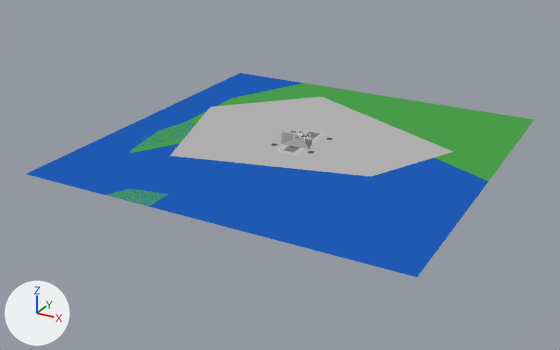
An edit to the glTF model assets/models/me.glb, drawn before and after from the same camera.
Rendered twice from a 50 mm camera at (3604.0, -7054.0, 3105.0) aimed at (-135.0, -256.0, -294.0). The lights are fixed; the arrows at lower left show +X, +Y and +Z. The first picture is the older version. Objects named as collision shapes, trigger or cutter boxes, shadow casters or lower levels of detail are left out. Where no turn or scale is listed for an object, it has been applied to the vertices. Vertices at exactly the same position are counted once.

The older version as bpy lines, for what is in view:
```python
me_me_001_lod0 = bpy.data.meshes.new('me_001_lod0')
me_me_001_lod0.from_pydata(...)  # 32 vertices, 16 faces; spans x -2048.0..2048.0, y -2048.0..2048.0, z 0.0
# faces by material slot: [10, 4, 2]
me_me_001_lod0.materials.append(mat_pal_049)
me_me_001_lod0.materials.append(mat_pal_050)
me_me_001_lod0.materials.append(mat_pal_054)
me_me_002_lod0 = bpy.data.meshes.new('me_002_lod0')
me_me_002_lod0.from_pydata(...)  # 28 vertices, 14 faces; spans x -2048.0..2048.0, y -2048.0..2048.0, z 0.0
# faces by material slot: [7, 6, 1]
me_me_002_lod0.materials.append(mat_pal_049)
me_me_002_lod0.materials.append(mat_pal_050)
me_me_002_lod0.materials.append(mat_pal_054)
me_me_004_lod0 = bpy.data.meshes.new('me_004_lod0')
me_me_004_lod0.from_pydata(...)  # 16 vertices, 8 faces; spans x -2048.0..2048.0, y -2048.0..2048.0, z 0.0
# faces by material slot: [3, 2, 3]
me_me_004_lod0.materials.append(mat_pal_049)
me_me_004_lod0.materials.append(mat_pal_050)
me_me_004_lod0.materials.append(mat_pal_054)
me_me_021_lod0 = bpy.data.meshes.new('me_021_lod0')
me_me_021_lod0.from_pydata(...)  # 10 vertices, 12 faces; spans x -1536.0..1536.0, y -1024.0..1536.0, z 0.0..32.0
# faces by material slot: [6, 6]
me_me_021_lod0.materials.append(mat_pal_228)
me_me_021_lod0.materials.append(mat_pal_232)
ob_me_001_lod0 = bpy.data.objects.new('me_001_lod0', me_me_001_lod0)
ob_me_001_lod0.location = (0.0, 0.0, 0.0)
ob_me_002_lod0 = bpy.data.objects.new('me_002_lod0', me_me_002_lod0)
ob_me_002_lod0.location = (0.0, 0.0, 0.0)
ob_me_004_lod0 = bpy.data.objects.new('me_004_lod0', me_me_004_lod0)
ob_me_004_lod0.location = (0.0, 0.0, 0.0)
ob_me_021_lod0 = bpy.data.objects.new('me_021_lod0', me_me_021_lod0)
ob_me_021_lod0.location = (0.0, 0.0, 0.0)
# also in view: 'me_003_lod0' at (0.0, 0.0, 0.0)
```
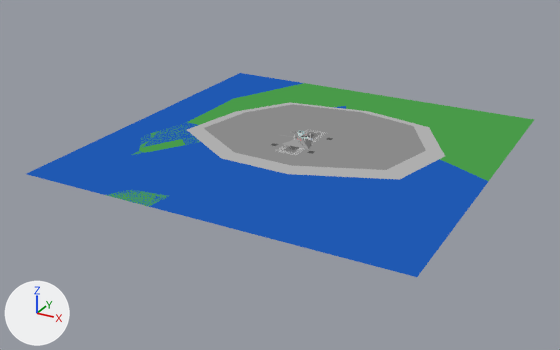
Location of each change, [x1, y1, x2, y2] in pixels of the pictures (560 x 350 px):
'me_021_lod0', reshaped (9% narrower)
    before: [170, 97, 453, 177]
    after: [187, 103, 445, 180]
part 1 of me_me_002_lod0, cut back
    before: [105, 130, 477, 206]
    after: [105, 131, 477, 206]
part 2 of me_me_004_lod0, built on
    before: [110, 106, 476, 197]
    after: [132, 105, 477, 175]

Diff of the bpy script that builds the scene:
```diff
--- a/assets/models/me.glb.py
+++ b/assets/models/me.glb.py
@@ me_me_002_lod0 @@
 # used by ob_me_002_lod0; location = (0.0, 0.0, 0.0)
-me_me_002_lod0.from_pydata(...)  # 28 vertices, 14 faces; spans x -2048.0..2048.0, y -2048.0..2048.0, z 0.0
+me_me_002_lod0.from_pydata(...)  # 125 vertices, 140 faces; spans x -2048.0..2048.0, y -2048.0..2048.0, z 0.0
+# me_me_002_lod0 part 1
+# 15 vertices are removed from x -512.0..512.0, y -1536.0..1024.0, z 0.0
+# 14 faces are deleted
+# 112 vertices are added at x -2048.0..2048.0, y -2048.0..2048.0, z 0.0
+# 71 new faces join them, mat_pal_049
+# 57 new faces join them, mat_pal_050
+# 12 new faces join them, mat_pal_054
 me_me_002_lod0.materials.append(mat_pal_049)
@@ me_me_004_lod0 @@
 # used by ob_me_004_lod0; location = (0.0, 0.0, 0.0)
-me_me_004_lod0.from_pydata(...)  # 16 vertices, 8 faces; spans x -2048.0..2048.0, y -2048.0..2048.0, z 0.0
+me_me_004_lod0.from_pydata(...)  # 73 vertices, 87 faces; spans x -2048.0..2048.0, y -2048.0..2048.0, z 0.0
+# me_me_004_lod0 part 2
+# 6 vertices are removed from x -1536.0, y -1536.0..-1024.0, z 0.0
+# 8 faces are deleted
+# 63 vertices are added at x -2048.0..2048.0, y -2048.0..2048.0, z 0.0
+# 18 new faces join them, mat_pal_049
+# 18 new faces join them, mat_pal_050
+# 51 new faces join them, mat_pal_054
 me_me_004_lod0.materials.append(mat_pal_049)
@@ me_me_021_lod0 @@
 # used by ob_me_021_lod0; location = (0.0, 0.0, 0.0)
-me_me_021_lod0.from_pydata(...)  # 10 vertices, 12 faces; spans x -1536.0..1536.0, y -1024.0..1536.0, z 0.0..32.0
+me_me_021_lod0.from_pydata(...)  # 18 vertices, 25 faces; spans x -1377.0..1475.0, y -790.0..1377.0, z 0.0..32.0
+# me_me_021_lod0 part 3: the loose piece of 5 vertices spanning x -1536.0..1536.0, y -1024.0..1536.0, z 32.0 is rebuilt with 18 vertices and now spans x -1377.0..1475.0, y -790.0..1377.0, z 0.0..32.0
+# other edits to the shape of me_me_021_lod0 do not show in these pictures
 me_me_021_lod0.materials.append(mat_pal_228)
```
